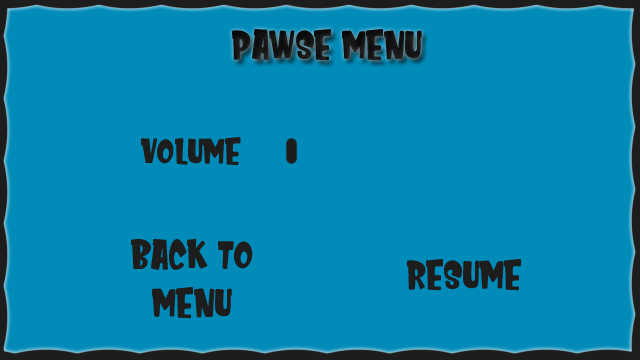
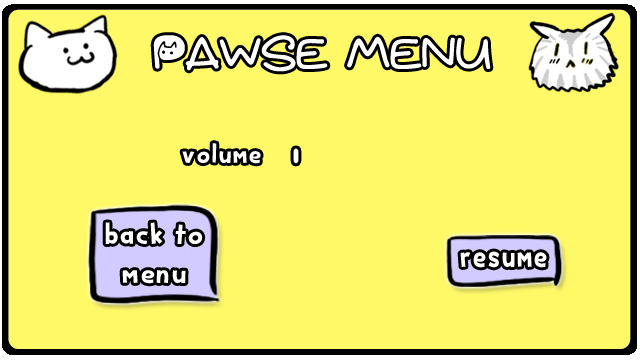
Before/after of a w=640, h=360 layered artwork. What changed in the layer stack:
added layer "pawse menu" above "volume" over 153, 35, 491, 72
added group "back to mmm" with 12 layers above "resume" over 87, 204, 220, 305
added group "normal" (1st of 2, in "back to mmm") with 3 layers in group "back to mmm" over 87, 204, 220, 305
moved "back to menu normal" (1st of 3, in "back to mmm" › "normal") into group "normal", painted on it over 105, 222, 253, 319
added layer "border back to mm" (1st of 3, in "back to mmm" › "normal") in group "normal" over 87, 204, 220, 305
added layer "colour" (1st of 6, in "back to mmm" › "normal") in group "normal" over 89, 208, 218, 303
added group "highlighted" (1st of 2, in "back to mmm") with 3 layers in group "back to mmm" over 87, 204, 220, 305
added layer "border back to mm" (2nd of 3, in "back to mmm" › "highlighted") in group "highlighted" over 87, 204, 220, 305
added layer "colour" (2nd of 6, in "back to mmm" › "highlighted") in group "highlighted" over 89, 208, 218, 303
added group "pressed" (1st of 2, in "back to mmm") with 3 layers in group "back to mmm" over 87, 204, 220, 305
added layer "border back to mm" (3rd of 3, in "back to mmm" › "pressed") in group "pressed" over 87, 204, 220, 305
added layer "colour" (3rd of 6, in "back to mmm" › "pressed") in group "pressed" over 89, 208, 218, 303
added group "resume" (1st of 4) with 12 layers above "cat head 2" over 446, 234, 562, 288
added layer "cat head 2" above "cat head" over 528, 12, 619, 93
added layer "cat head" above "background" over 17, 14, 121, 95
added layer "background" above "border" over 8, 9, 631, 349
added layer "border" above "Resume" over 2, 4, 637, 355
renamed "Group 1" to "Resume", hid the group it (2 layers) over 407, 244, 566, 291
hid group "Back to Menu" (2 layers) over 84, 223, 253, 319
hid "Borders", moved it above "Pawse menu" over 0, 0, 640, 360
hid "Layer 1" over 0, 0, 640, 360
…and 18 more changes (14 added, 3 painted, 3 stack, 1 visibility)
